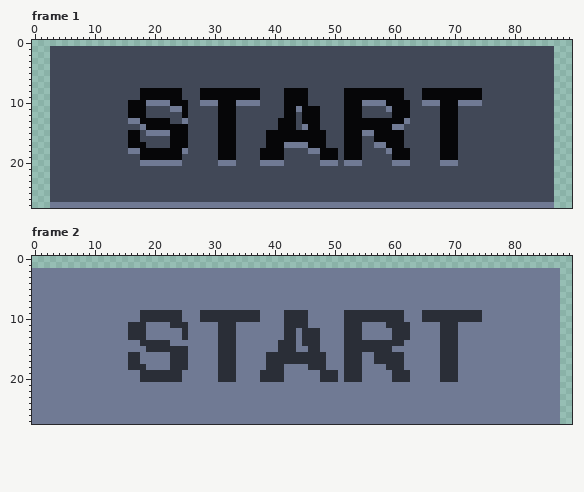
Pixel-art file -- assets/imgs/ui/start_button.aseprite. This is how it looked before the edit.
96x32 pixels, 2 frames. Colours within 5 levels of each other are drawn and written as one. Shown: frame 1, frame 2. The old version is drawn lined up with the new one, on the new canvas.
Now the later version:
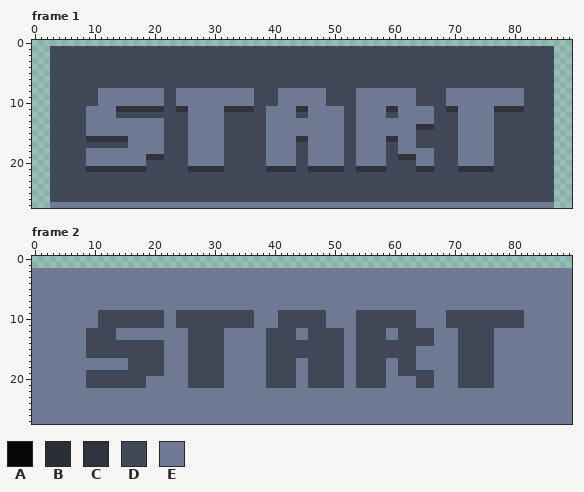
Palette (. is transparent): A #060608  B #2a2e37  C #2e333d  D #414857  E #707a94
The edit:
canvas 96x32 -> 90x28, the old top-left corner now at -3,-2 (the part of the old canvas that was cut away was empty and is not shown)
Changed rows in their new state; - is an unchanged pixel.
Frame 1:
first column x 9:
 8 --EEEEEEEEEEEDDEEEEEEEEEEEEED---EEEEEEEE---DDEEEEEEEEEE-DDDDEEEEEEEEEEEEE
 9 --EEEEEEEEEEEDDEEEEEEEEEEEEED---EEEEEEEE---DDEEEEEEEEEE-DDDDEEEEEEEEEEEEE
10 --EEEEEEEE---DDEEEE---EEE---D---EEEEEEEE---DDE----EEEEE-DDDDEE----EEEEEEE
11 EEEEECCCCCCCC-DCCEEEEEECCCCC--EEEEECCEEEEEEDDEEEEECCEEEEEE-DCCEEEEEECCCCC
12 EEEEE--DDD------DEEEEEEDD-----EEEEE-DEEEEEEDDEEEEE-DEEEEEE-DDDEEEEEE-----
13 EEEEEEE--EEEED--DEEEEEEDD-----EEEEEEEEEEEEEDDEEEEEEEE-EEEE-DDDEEEEEE-----
14 EEEEEEEEE-EEEDDDDEEEEEEDD-----EEEEEE-EEEEEEDDEEEEEE--EECCC-DDDEEEEEE-----
15 EEEEEEEEEE---DDDDEEEEEEDD-----EEEEEEEEEEEEEDDE--EEEEEEE----DDDEEEEEE-----
16 CCCCCCCEEEEEE-DDDEEEEEEDD-----EEEEECCEEEEEEDDEEEEECCEEE----DDDEEEEEE-----
17 -------EEEEEE-DDDEEEEEEDD-----EEE--DDEEEEEEDDEEE--DDEEE----DDDEEEEEE-----
18 EEEEEEE--EEEEDDDDEEEEEEDD----DEEEEE----EEEEDDEEEEEDDEEEEEE-DDDEEEEEE-----
19 EEEEEEEEEECCCDDD-EEEEEEDD----DEEEEE--EEEEEEDDEEEEE-DCCCEEE-DDDEEEEEE-----
20 EEEEEEEEE-DDDDDD-EEEEE-DD----D---EE--EE---EDD-EEEE-DDD-EEE-DDDEEEEEE-----
21 CCCCCCCCCC-------CCCCCC-------CCCCC--CCCCCC--CCCCC-----CCC----CCCCCC-----
Frame 2:
first column x 9:
 2 -------------------------------------------------------------------------------EE
 3 -------------------------------------------------------------------------------EE
 4 -------------------------------------------------------------------------------EE
 5 -------------------------------------------------------------------------------EE
 6 -------------------------------------------------------------------------------EE
 7 -------------------------------------------------------------------------------EE
 8 -------------------------------------------------------------------------------EE
 9 --DDDDDDDDDDDEEDDDDDDDDDDDDDE---DDDDDDDD---EEDDDDDDDDDD-EEEEDDDDDDDDDDDDD------EE
10 --DDDDDDDDDDDEEDDDDDDDDDDDDDE---DDDDDDDD---EEDDDDDDDDDD-EEEEDDDDDDDDDDDDD------EE
11 --DDDDDDDDDDD-EDDDDDDDDDDDDD----DDDDDDDD---EEDDDDDDDDDD----EDDDDDDDDDDDDD------EE
12 DDDDD--EEE------EDDDDDDEE-----DDDDD-EDDDDDDEEDDDDD-EDDDDDD-EEEDDDDDD-----------EE
13 DDDDD--EEE------EDDDDDDEE-----DDDDD-EDDDDDDEEDDDDD-EDDDDDD-EEEDDDDDD-----------EE
14 DDDDDDDDDDDDDE---DDDDDDEE-----DDDDDDDDDDDDDEEDDDDDDDDDDDDD-EEEDDDDDD-----------EE
15 DDDDDDDDDDDDDEEEEDDDDDDEE-----DDDDDDDDDDDDDEEDDDDDDDDDD----EEEDDDDDD-----------EE
16 DDDDDDDDDDDDD-EEEDDDDDDEE-----DDDDDDDDDDDDDEEDDDDDDDDDD----EEEDDDDDD-----------EE
17 -------DDDDDD-EEEDDDDDDEE-----DDDDDEEDDDDDDEEDDDDDEEDDD----EEEDDDDDD-----------EE
18 -------DDDDDD-EEEDDDDDDEE-----DDDDD--DDDDDDEEDDDDDEEDDD----EEEDDDDDD-----------EE
19 DDDDDDDDDDDDDEEE-DDDDDDEE----EDDDDD--DDDDDDEEDDDDD-EDDDDDD-EEEDDDDDD-----------EE
20 DDDDDDDDDDEEEEEE-DDDDDDEE----EDDDDD--DDDDDDEEDDDDD-EEE-DDD-EEEDDDDDD-----------EE
21 DDDDDDDDDD-------DDDDDD-------DDDDD--DDDDDD--DDDDD-----DDD----DDDDDD-----------EE
22 -------------------------------------------------------------------------------EE
23 -------------------------------------------------------------------------------EE
24 -------------------------------------------------------------------------------EE
25 -------------------------------------------------------------------------------EE
26 -------------------------------------------------------------------------------EE
27 -------------------------------------------------------------------------------EE
Pixel boxes of the changes (left, top, right, bottom) in both pictures:
changed: (86, 88, 524, 172)
added: (560, 268, 572, 424)
changed: (86, 310, 524, 388)
